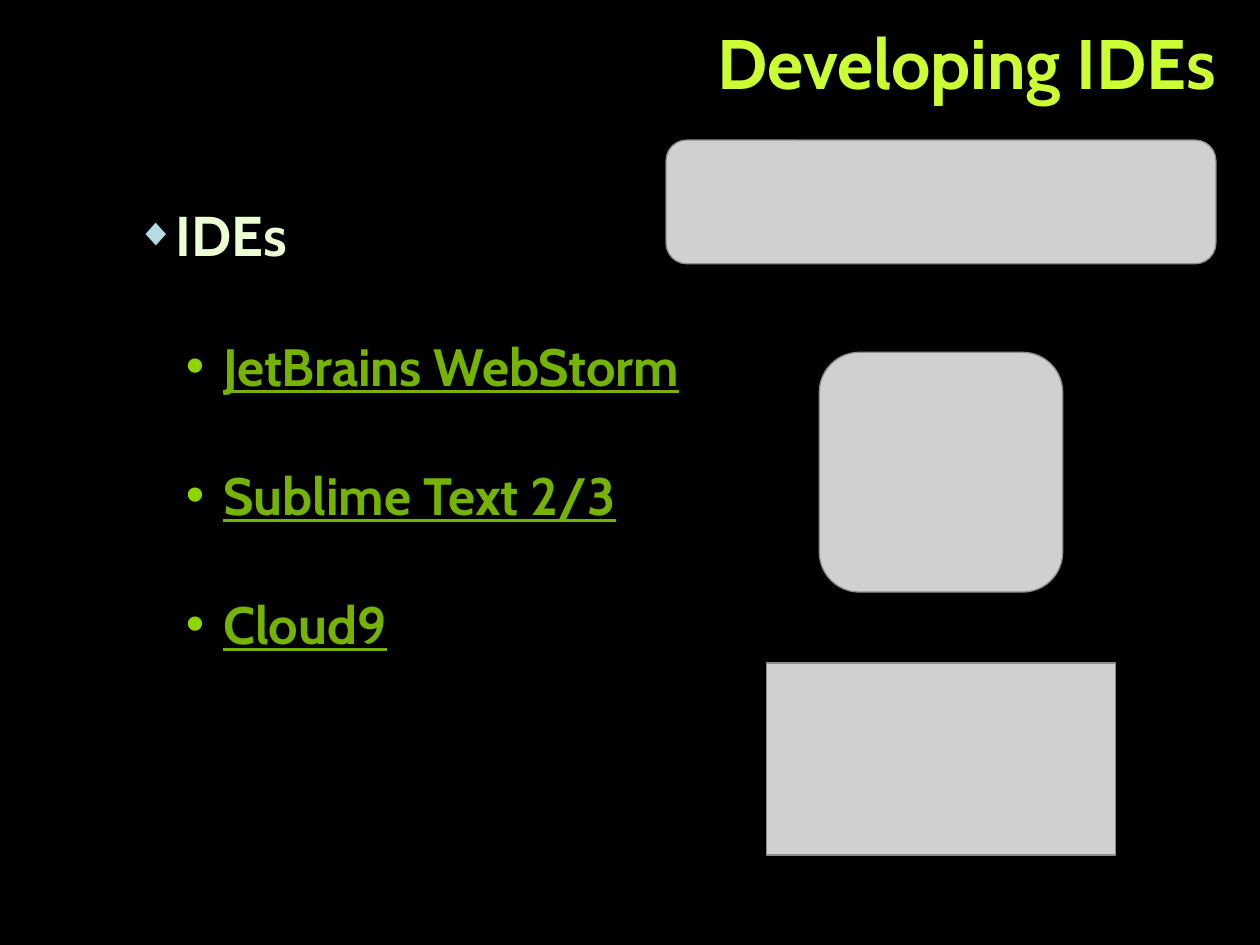
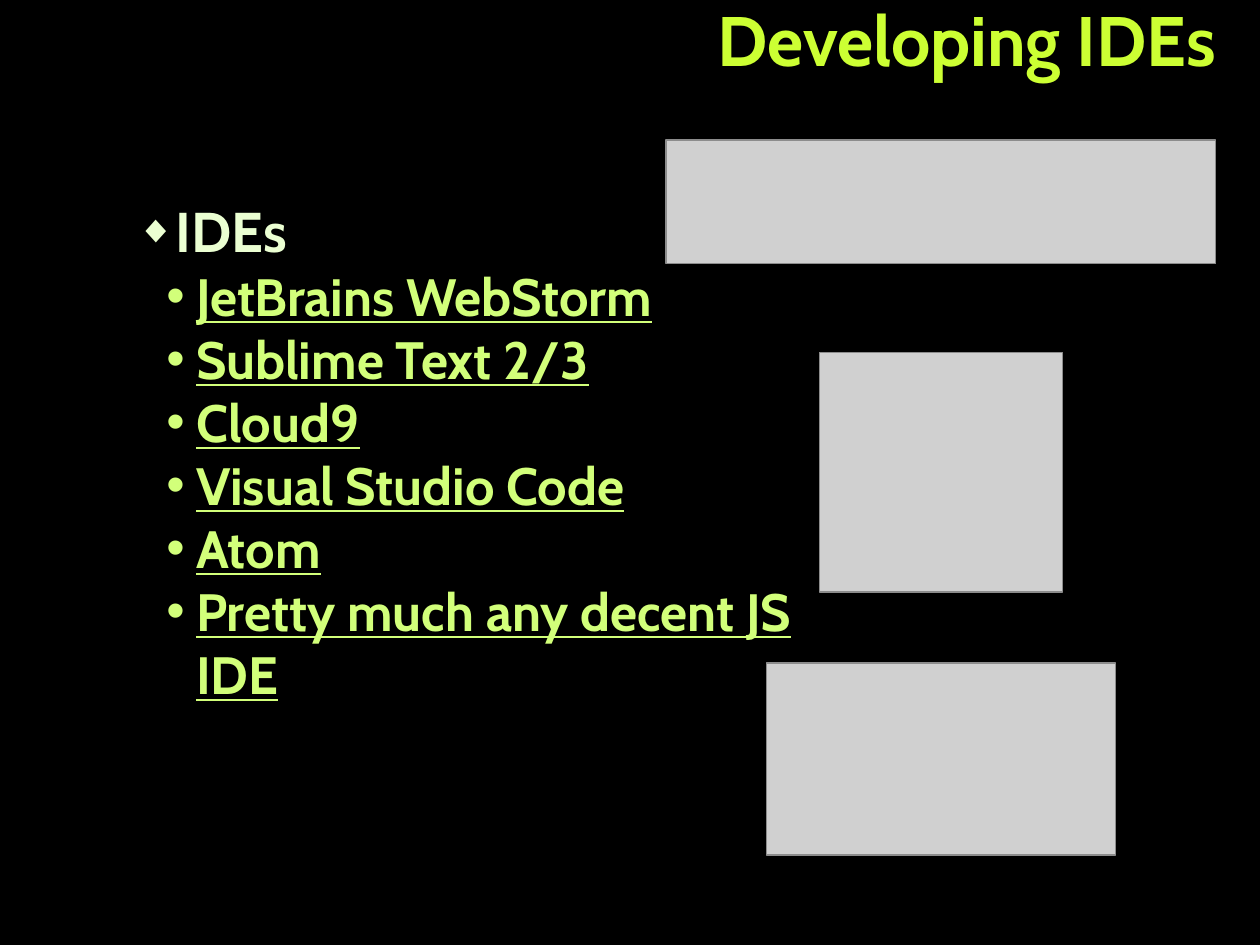
Before and after one commit to TelerikAcademy/Web-Applications-with-Node.js, a slide deck: slide 7 of 01. Introduction-to-NodeJS/Introduction-to-NodeJS.pptx. Drawn at 1260x945 pixels with LibreOffice and Linux fonts; fonts in the diff are those of the drawing; grey boxes stand for pictures; background and template pictures are left out. Boxes give left, top, right and bottom in pixels: in the first picture for what was removed or moved away, otherwise in the second. Text is boxed around its words. In the diff, an @@ line names an element or a change of style, - is before the commit and + after.

Commit message:
Updates the IDEs for JS development

```diff
--- a/01. Introduction-to-NodeJS/Introduction-to-NodeJS.pptx
+++ b/01. Introduction-to-NodeJS/Introduction-to-NodeJS.pptx
@@ text "Developing IDEs" at box(717, 13, 1216, 82): line spacing 40pt to 14.1pt @@
@@ text at box(176, 212, 652, 449): text colour #76B200 to #D2FF7A in "JetBrains WebStorm", "Sublime Text 2/3", "Cloud9"; indent changed; line spacing 1.05 to 1; less space between paragraphs @@
@@ text at box(196, 465, 791, 701): paragraphs added @@
+  • Visual Studio Code
+  • Atom
+  • Pretty much any decent JS IDE
```
Also in this commit, not shown: 23 other slides changed.
